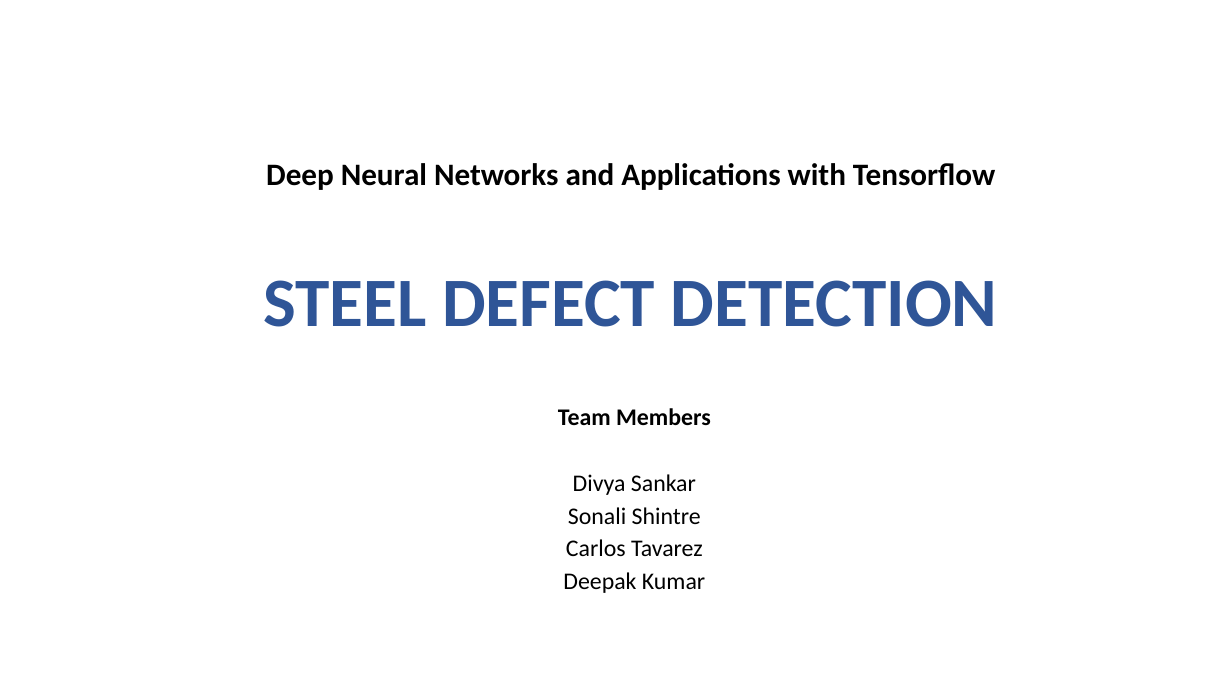
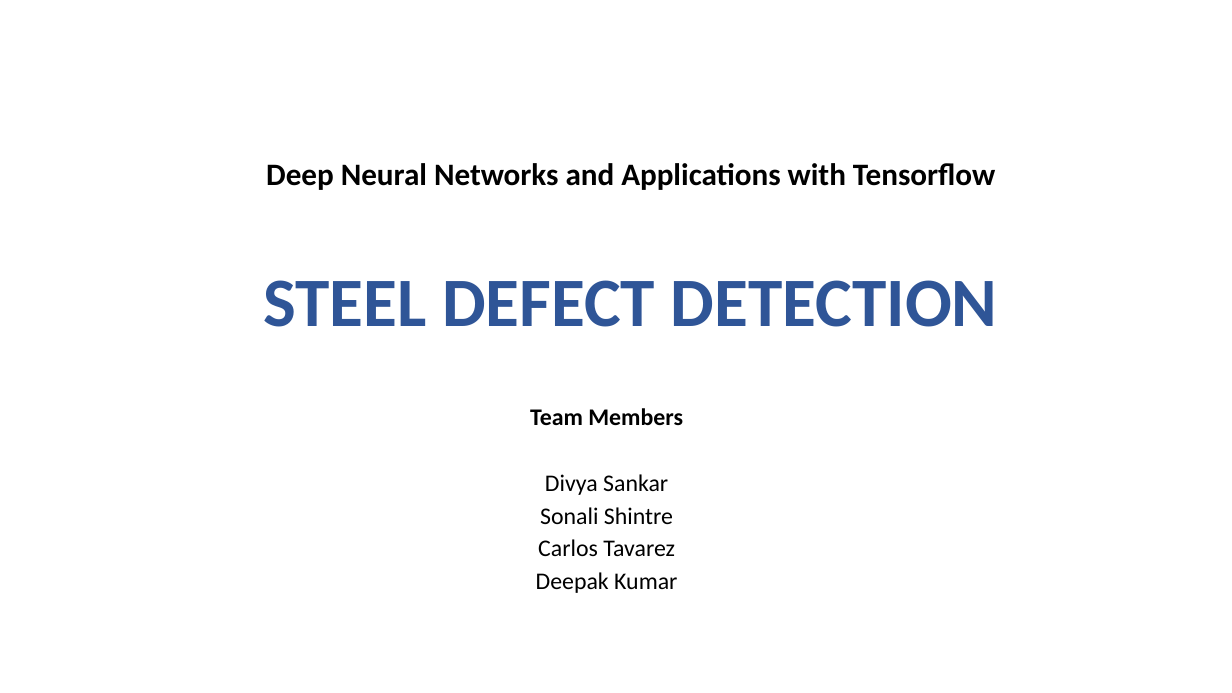
Before and after one commit to carlosezmz/Steel-Defects-Classification, a slide deck: slide 1 of project_week2.pptx. Drawn at 1232x693 pixels with LibreOffice and Linux fonts; fonts in the diff are those of the drawing. Boxes give left, top, right and bottom in pixels: in the first picture for what was removed or moved away, otherwise in the second. Text is boxed around its words. In the diff, an @@ line names an element or a change of style, - is before the commit and + after.

```diff
--- a/project_week2.pptx
+++ b/project_week2.pptx
@@ subtitle "Team Members": place and size @@
-subtitle "Team Members" at <box>558,408,711,593</box>
+subtitle "Team Members" at <box>530,408,683,593</box>
```
Also in this commit, not shown: 1 other slide changed.
